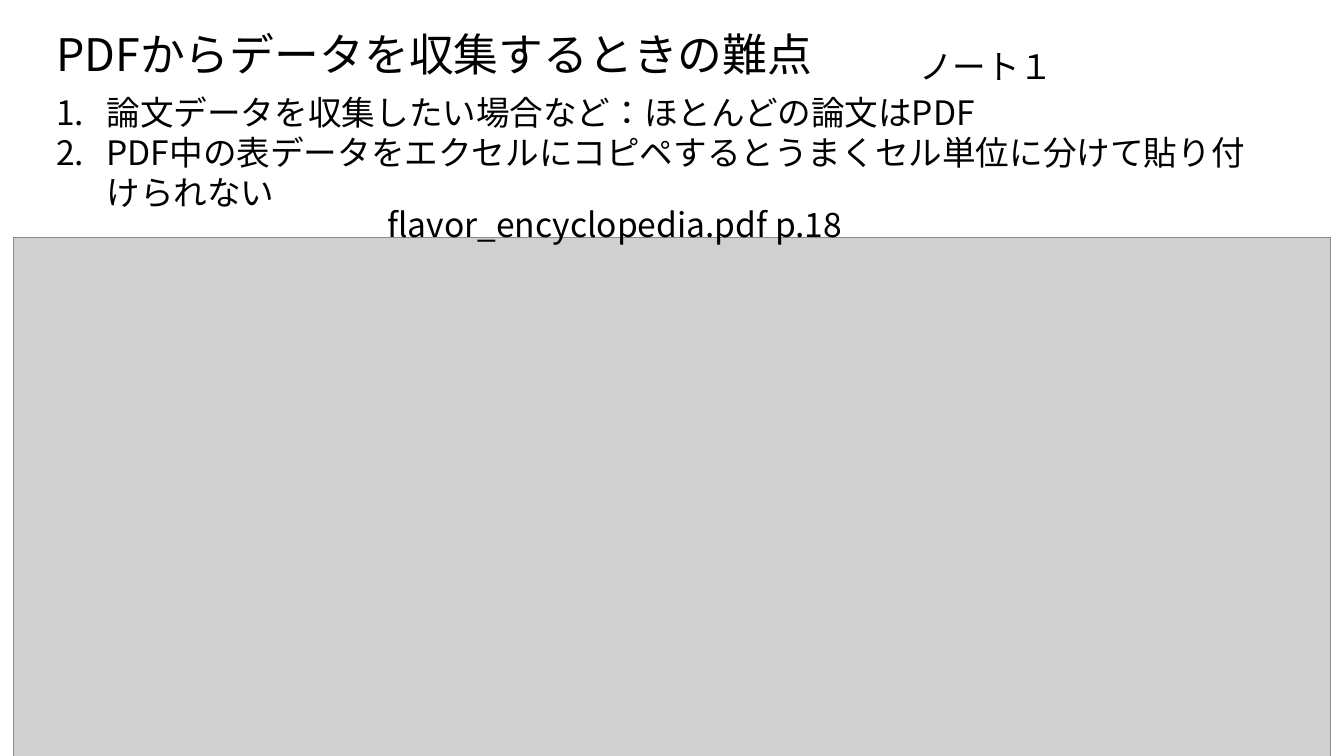
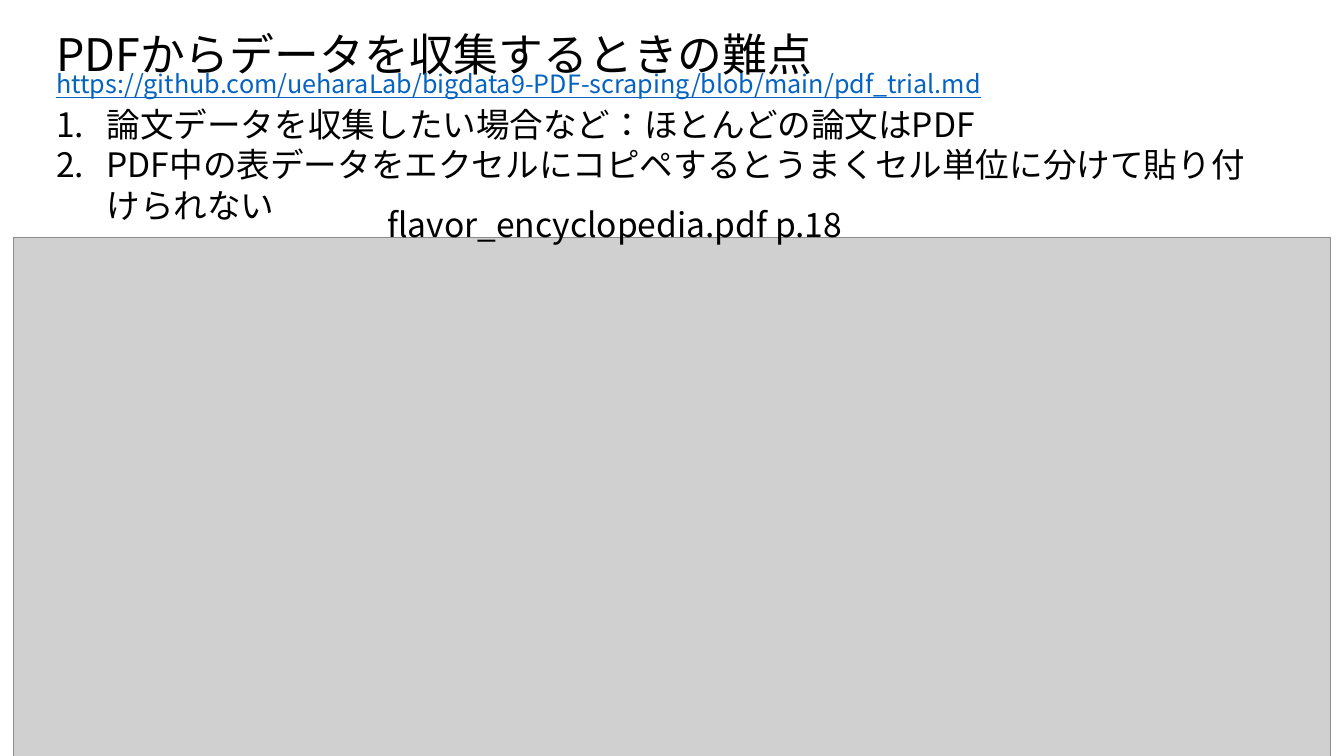
Before and after one commit to ueharaLab/bigdata9-PDF-scraping, a slide deck: slide 4 of bigdata9 PDF_scraping.pptx. Drawn at 1344x756 pixels with LibreOffice and Linux fonts; fonts in the diff are those of the drawing; grey boxes stand for pictures. Boxes give left, top, right and bottom in pixels: in the first picture for what was removed or moved away, otherwise in the second. Text is boxed around its words. In the diff, an @@ line names an element or a change of style, - is before the commit and + after.

```diff
--- a/bigdata9 PDF_scraping.pptx
+++ b/bigdata9 PDF_scraping.pptx
@@ text removed at <box>919,53,1053,80</box> @@
-ノート１
@@ text added at <box>56,67,981,140</box>, 18 pt, text #0563C1, underline @@
+https://github.com/ueharaLab/bigdata9-PDF-scraping/blob/main/pdf_trial.md
@@ text "論文データを収集したい場合など：ほとんどの論文はPDF": place and size @@
-text "論文データを収集したい場合など：ほとんどの論文はPDF" at <box>107,96,975,128</box>
+text "論文データを収集したい場合など：ほとんどの論文はPDF" at <box>107,108,975,140</box>
```
Also in this commit, not shown: 7 other slides changed, 1 other file.
